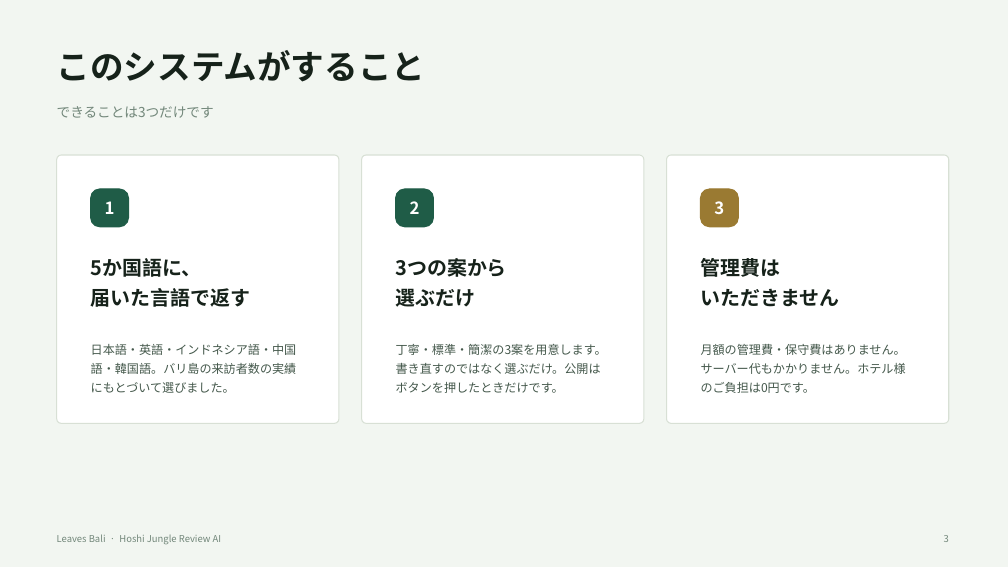
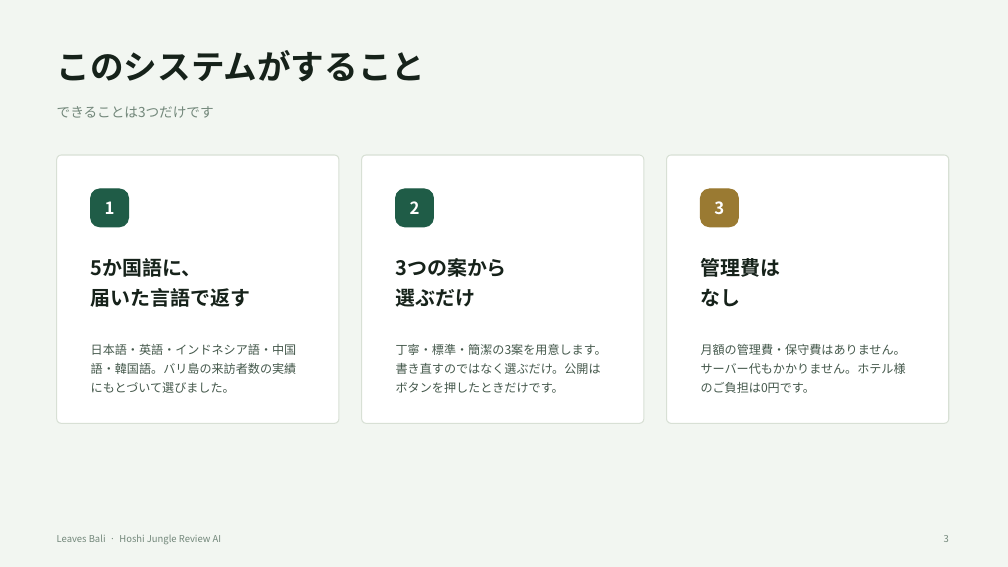
Before and after one commit to leaves-bali/leaves-bali-lp, a slide deck: slide 3 of hoshi-jungle-review-ai/docs/proposal/hoshi-jungle-proposal.pptx. Drawn at 1008x567 pixels with LibreOffice and Linux fonts; fonts in the diff are those of the drawing. Boxes give left, top, right and bottom in pixels: in the first picture for what was removed or moved away, otherwise in the second. Text is boxed around its words. In the diff, an @@ line names an element or a change of style, - is before the commit and + after.

```diff
--- a/hoshi-jungle-review-ai/docs/proposal/hoshi-jungle-proposal.pptx
+++ b/hoshi-jungle-review-ai/docs/proposal/hoshi-jungle-proposal.pptx
@@ text at (701, 288, 741, 307): text changed @@
-いただきません
+なし
```
Also in this commit, not shown: 1 other slide changed, 5 other files.
